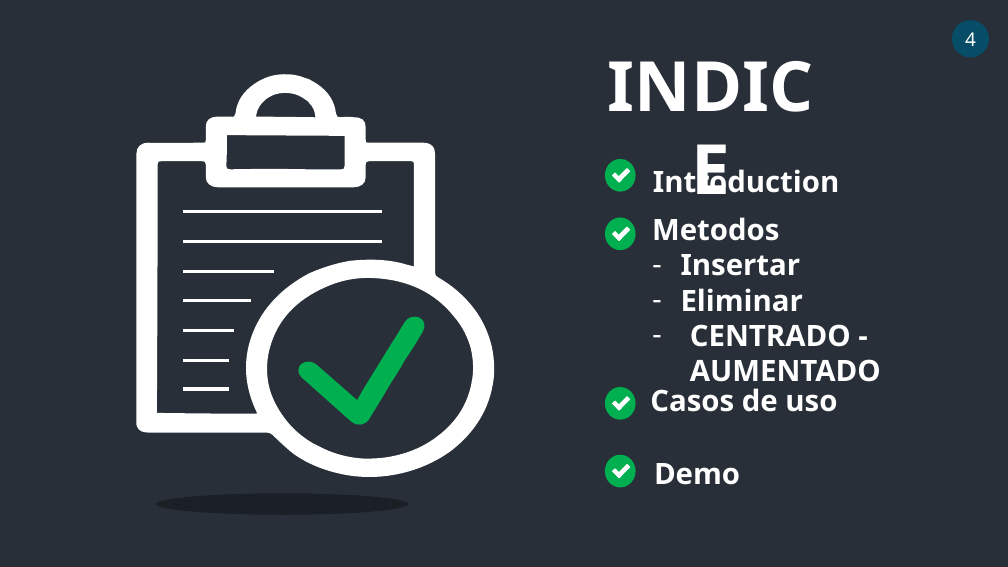
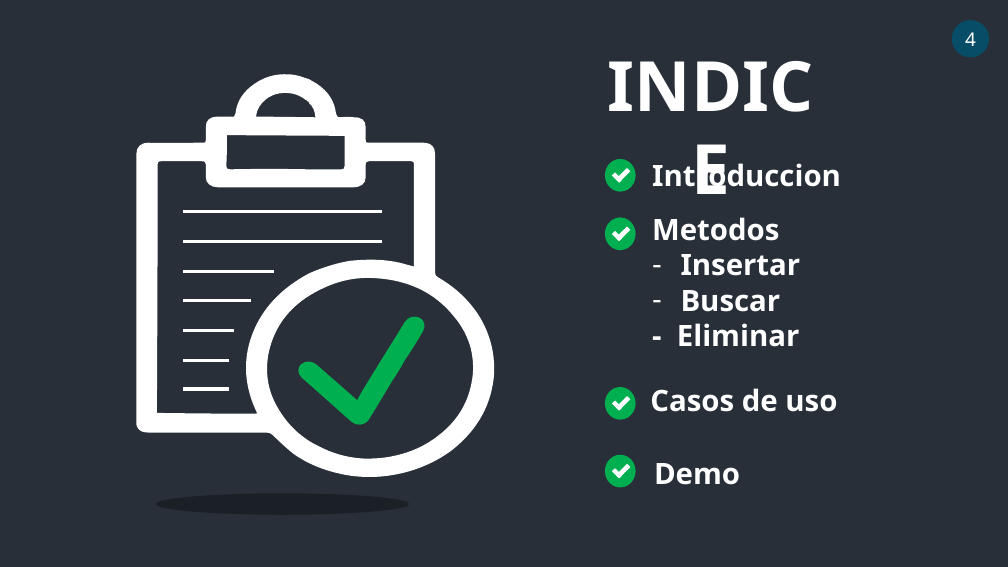
Before and after one commit to ElvisMinayaM/INTERVAL-TREE, a slide deck: slide 3 of INTERVAL TREE.pptx. Drawn at 1008x567 pixels with LibreOffice and Linux fonts; fonts in the diff are those of the drawing. Boxes give left, top, right and bottom in pixels: in the first picture for what was removed or moved away, otherwise in the second. Text is boxed around its words. In the diff, an @@ line names an element or a change of style, - is before the commit and + after.

```diff
--- a/INTERVAL TREE.pptx
+++ b/INTERVAL TREE.pptx
@@ text at (x1=652, y1=159, x2=841, y2=194): text changed @@
-Introduction
+Introduccion
@@ text at (x1=677, y1=290, x2=800, y2=347): text changed @@
-– Eliminar
-– CENTRADO - AUMENTADO
+– Buscar
+- Eliminar
```
Also in this commit, not shown: 2 other slides changed, 4 slides added, 1 slide removed.
